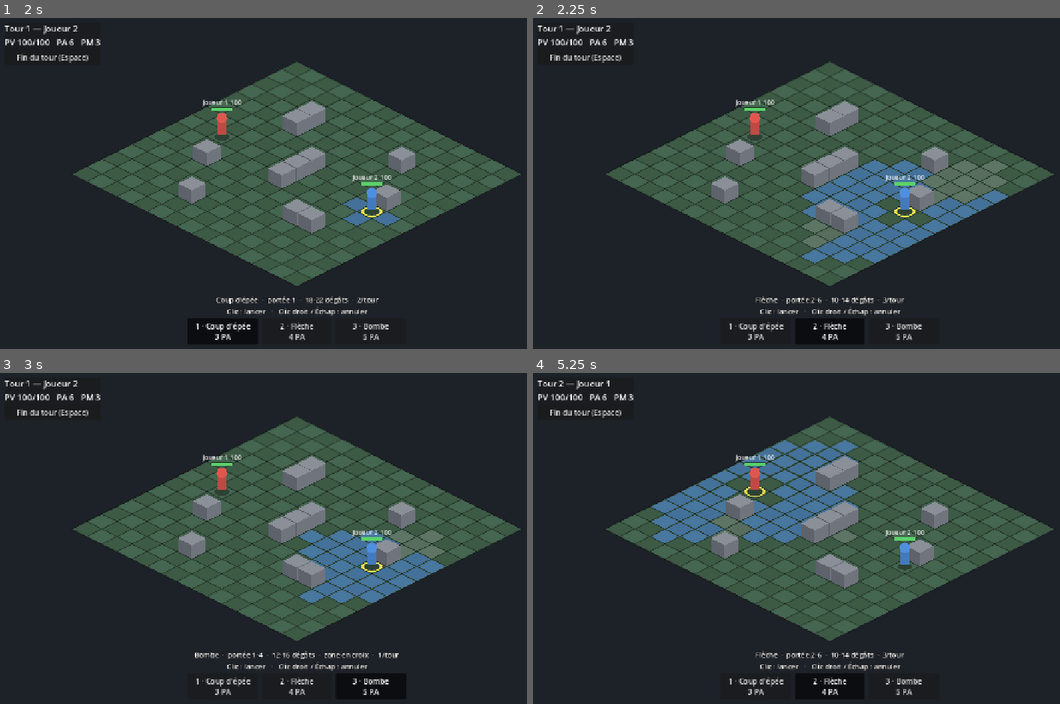
Above: before the commit, frames 1-4 (two rows, left to right).
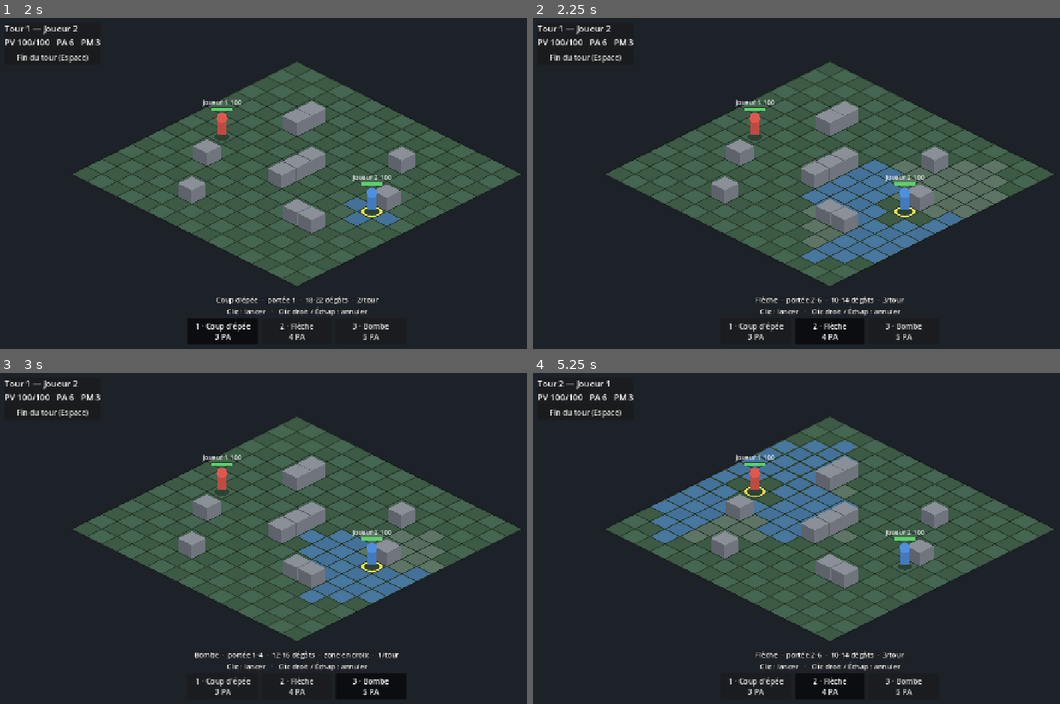
Above: after the commit, the same moments.

Repository: GuenotF/Dingus
Game: Godot game, scene res://scenes/main.tscn
The game is run twice, just before and just after one commit, with the same random seed, the same clock (stepped at 60 frames per second) and the same inputs.
Inputs:
- Up to frame 1 (2 s): click "Fin du tour (Espace)" at 0.5 s; click "1 · Coup d'épée 3 PA" at 1.25 s
- Up to frame 2 (2.25 s): click "2 · Flèche 4 PA" at 2 s
- Up to frame 3 (3 s): click "3 · Bombe 5 PA" at 2.75 s
- Up to frame 4 (5.25 s): click "Fin du tour (Espace)" at 3.5 s; click "1 · Coup d'épée 3 PA" at 4.25 s; click "2 · Flèche 4 PA" at 5 s

Frame 1 is identical in both runs. In frame 2, 0.9% of the frame differs, in the area x 50-91%, y 42-61%; in frame 3, 0.4%; in frame 4, 0.5%.

Commit message:
Ligne de vue stricte façon Dofus
Le segment entre les centres doit être libre sur toutes les cases qu'il
touche ; passer exactement par le coin d'un obstacle coupe la vue.

Co-Authored-By: Claude Opus 5.5 <noreply@anthropic.com>
Claude-Session: https://claude.ai/code/session_016TqoMGpG5jku75qaKDTUnG

Diff:
--- a/scripts/core/battle_grid.gd
+++ b/scripts/core/battle_grid.gd
@@ -74,14 +74,11 @@
 	return absi(a.x - b.x) + absi(a.y - b.y)
 
 
-## Ligne de vue entre deux cases. Les obstacles et les cases de `blockers` coupent la vue ;
-## les extrémités ne comptent pas. Symétrique : on accepte si le tracé est libre dans un sens
-## ou dans l'autre (Bresenham peut différer selon le sens sur les diagonales parfaites).
+## Ligne de vue stricte (façon Dofus) : on trace le segment entre les centres des deux cases.
+## Toute case que le segment touche, même en passant exactement par un coin, doit être libre.
+## Les obstacles et les cases de `blockers` coupent la vue ; les extrémités ne comptent pas.
+## Symétrique par construction.
 func has_line_of_sight(from: Vector2i, to: Vector2i, blockers: Array[Vector2i] = []) -> bool:
-	return _ray_is_clear(from, to, blockers) or _ray_is_clear(to, from, blockers)
-
-
-func _ray_is_clear(from: Vector2i, to: Vector2i, blockers: Array[Vector2i]) -> bool:
 	for cell in line_cells(from, to):
 		if cell == from or cell == to:
 			continue
@@ -90,26 +87,34 @@
 	return true
 
 
-## Cases traversées par une ligne de Bresenham, extrémités comprises.
+## Toutes les cases touchées par le segment entre les centres (« supercover »),
+## extrémités comprises. Quand le segment passe exactement par un coin,
+## les deux cases qui partagent ce coin sont incluses.
 static func line_cells(from: Vector2i, to: Vector2i) -> Array[Vector2i]:
-	var cells: Array[Vector2i] = []
-	var dx := absi(to.x - from.x)
-	var dy := -absi(to.y - from.y)
-	var sx := 1 if from.x < to.x else -1
-	var sy := 1 if from.y < to.y else -1
-	var err := dx + dy
+	var cells: Array[Vector2i] = [from]
+	var nx := absi(to.x - from.x)
+	var ny := absi(to.y - from.y)
+	var sx := signi(to.x - from.x)
+	var sy := signi(to.y - from.y)
 	var current := from
-	while true:
+	var ix := 0
+	var iy := 0
+	while ix < nx or iy < ny:
+		var decision := (1 + 2 * ix) * ny - (1 + 2 * iy) * nx
+		if decision == 0:
+			# Passage exact par un coin : les deux voisines sont touchées.
+			cells.append(current + Vector2i(sx, 0))
+			cells.append(current + Vector2i(0, sy))
+			current += Vector2i(sx, sy)
+			ix += 1
+			iy += 1
+		elif decision < 0:
+			current.x += sx
+			ix += 1
+		else:
+			current.y += sy
+			iy += 1
 		cells.append(current)
-		if current == to:
-			break
-		var e2 := 2 * err
-		if e2 >= dy:
-			err += dy
-			current.x += sx
-		if e2 <= dx:
-			err += dx
-			current.y += sy
 	return cells
 
 
--- a/tests/test_core.gd
+++ b/tests/test_core.gd
@@ -115,6 +115,15 @@
 	_check(grid.has_line_of_sight(Vector2i(0, 0), Vector2i(2, 0)) , "la case cible ne bloque pas")
 	var blockers: Array[Vector2i] = [Vector2i(2, 1)]
 	_check(not grid.has_line_of_sight(Vector2i(0, 1), Vector2i(4, 1), blockers), "un pion coupe la vue")
+	# Stricte : frôler le coin d'un obstacle coupe la vue
+	var corner: Array[Vector2i] = [Vector2i(1, 0)]
+	var g2 := BattleGrid.new(6, 6, corner)
+	_check(not g2.has_line_of_sight(Vector2i(0, 0), Vector2i(2, 2)), "diagonale qui frôle un coin bloquée")
+	_check(not g2.has_line_of_sight(Vector2i(2, 2), Vector2i(0, 0)), "idem dans l'autre sens")
+	_check(not g2.has_line_of_sight(Vector2i(0, 0), Vector2i(2, 1)), "segment qui traverse l'obstacle bloqué")
+	_check(g2.has_line_of_sight(Vector2i(0, 1), Vector2i(2, 2)), "segment qui passe à côté visible")
+	var all_cells := BattleGrid.line_cells(Vector2i(0, 0), Vector2i(3, 1))
+	_check(all_cells[0] == Vector2i(0, 0) and all_cells[-1] == Vector2i(3, 1), "extrémités en bout de tracé")
 	for a in [Vector2i(0, 0), Vector2i(1, 4), Vector2i(5, 2)]:
 		for b in [Vector2i(3, 5), Vector2i(5, 0), Vector2i(4, 3)]:
 			_check(grid.has_line_of_sight(a, b) == grid.has_line_of_sight(b, a), "symétrie %s %s" % [a, b])
